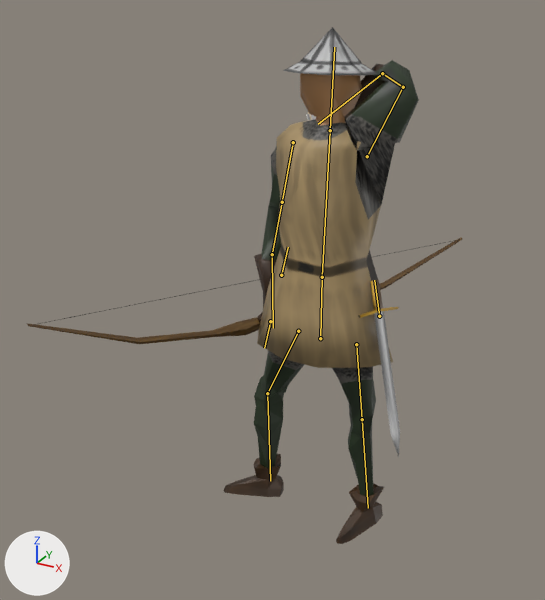
The Blender file 3DModels/BlendFiles/archer.blend as it was, and as the next commit left it.
The view is the same before and after, from a camera (50 mm lens) standing at (8.35, -17.93, 16.07) and looking at (-1.48, -0.05, 7.13). The axes (+X, +Y, +Z) are drawn at lower left. The lights are the same throughout. Both versions are drawn at frame 62 of the action 'Armature.002Action'; the numbers are the values there. The bones that bend it are drawn over the model as lines.
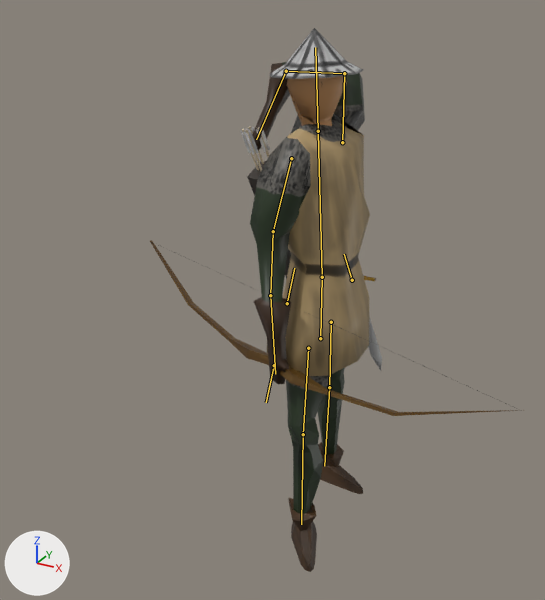
The change, as a list of edits to the scene's bpy script:
```text
Change bone_ventre:
    where bone_ventre = bpy.data.objects['Armature'].pose.bones['Ventre']
    bone_ventre.rotation_quaternion: (1.0, 0.0, 0.0, 0.0) -> (0.676, 0.0, 0.737, 0.0)  # degrees (0, 0, 0) -> degrees (0, 95, 0)
Change bone_manche:
    where bone_manche = bpy.data.objects['Armature.001'].pose.bones['manche']
    bone_manche.location: (-2.136, -8.153, -0.824) -> (-2.136, -9.618, 1.634)
    bone_manche.rotation_quaternion: (0.664, 0.278, -0.436, 0.539) -> (0.244, 0.678, -0.692, 0.043)  # degrees (-12, -62, 85) -> degrees (-17, -157, 92)
Change bone_bone:
    where bone_bone = bpy.data.objects['Armature.002'].pose.bones['Bone']
    bone_bone.location: (10.574, -8.565, -3.727) -> (8.888, -8.565, -5.779)
    bone_bone.rotation_quaternion: (0.968, -0.096, -0.158, 0.167) -> (0.715, 0.074, 0.672, 0.178)  # degrees (-14, -16, 22) -> degrees (76, 69, 85)
```

Boxes (x1, y1, x2, y2) around the edits, measured in the pictures (545 x 600 px):
'Plane', posed (33% narrower)
    before: (224, 27, 419, 544)
    after: (240, 28, 370, 572)
'Plane.001', posed (14% narrower, 64% taller)
    before: (27, 237, 463, 344)
    after: (149, 240, 523, 416)
'Plane.002', posed
    before: (358, 280, 400, 457)
    after: (364, 276, 382, 371)
bone 'manche', root to tip
    before: (270, 321) to (264, 348)
    after: (274, 365) to (266, 402)
bone 'Bone', root to tip
    before: (379, 316) to (374, 280)
    after: (352, 280) to (344, 254)
